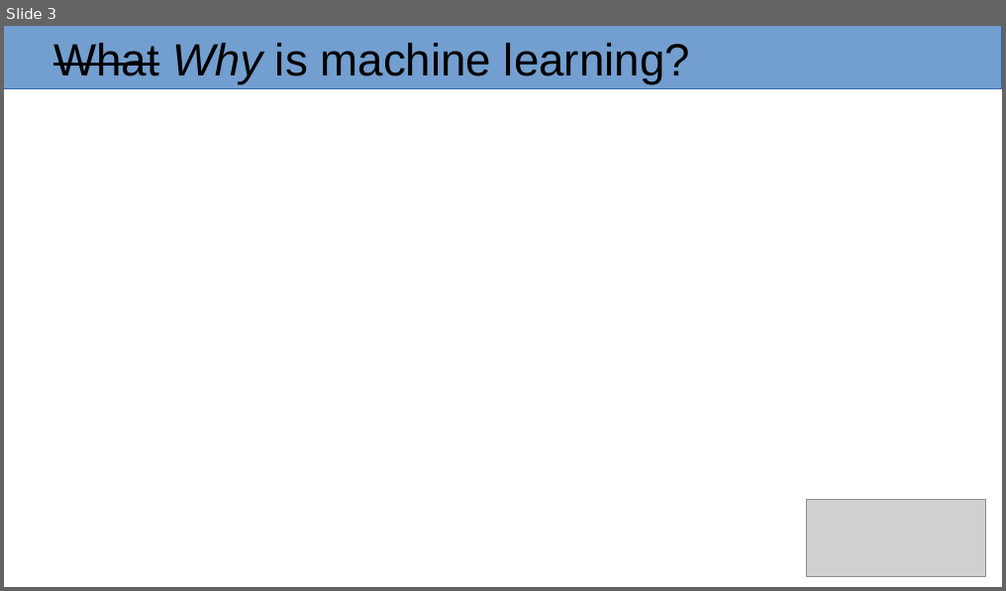
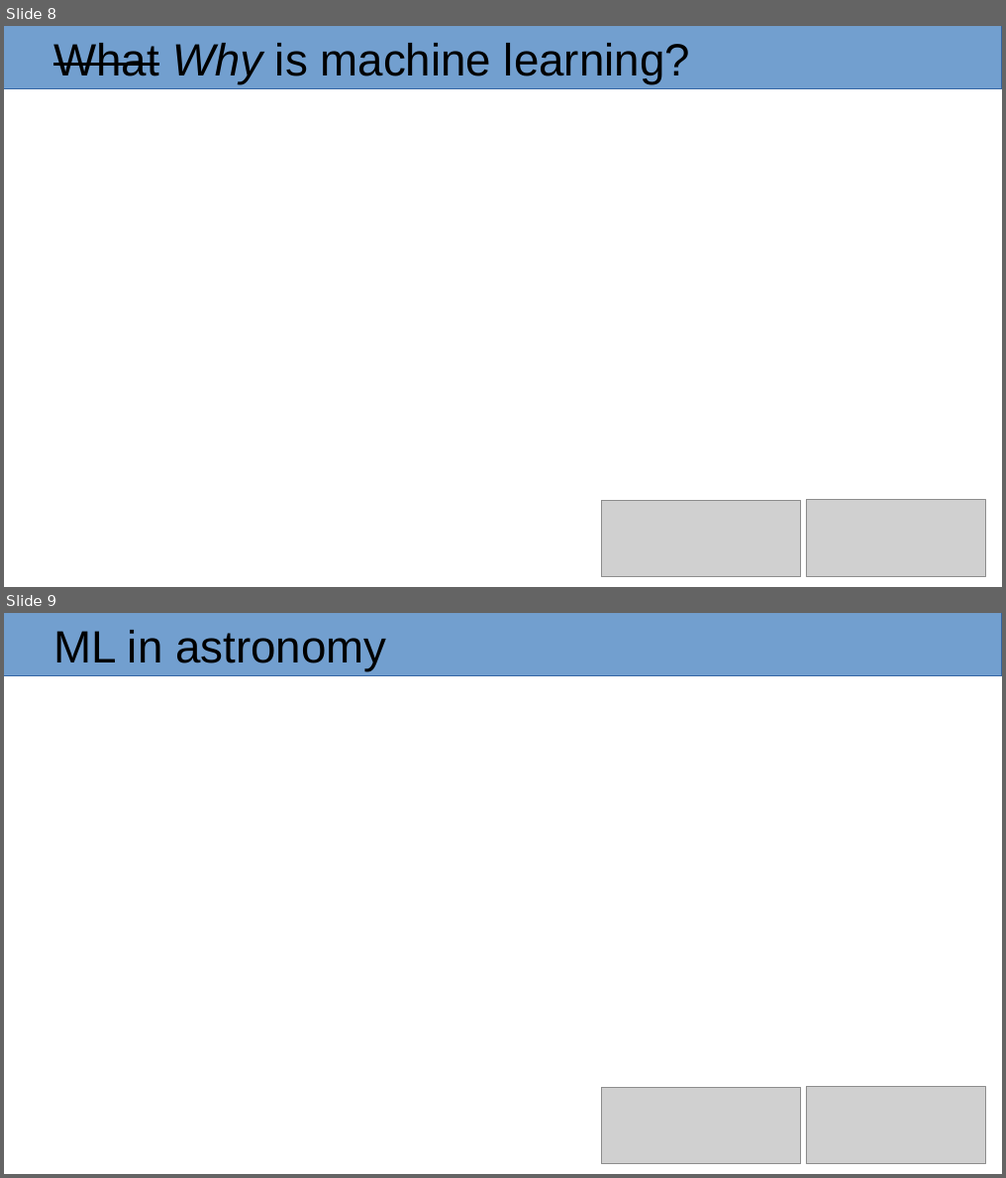
Before and after one commit to masterdesky/presentations, a slide deck: cosmology/cosmo-and-machine-learning/presentation/cosmo-and-ml.odp. Shown one above the other, each under a label of ours: slide 3 before the commit, slides 8 and 9 after it. The pictures are 1006x591 and 1006x1178 pixels, drawn with LibreOffice and Linux fonts; fonts in the diff are those of the drawing; grey boxes stand for pictures. Boxes give left, top, right and bottom in pixels: in the first picture for what was removed or moved away, otherwise in the second. Text is boxed around its words. In the diff, an @@ line names an element or a change of style, - is before the commit and + after.

```diff
--- a/cosmology/cosmo-and-machine-learning/presentation/cosmo-and-ml.odp
+++ b/cosmology/cosmo-and-machine-learning/presentation/cosmo-and-ml.odp
@@ slide 9 added at (4, 613, 1002, 1174), background #FFFFFF @@
@@ rectangle added at (4, 613, 1002, 676), fill #729FCF, outline #3465A4 0 pt @@
@@ title added at (54, 630, 386, 671), 36 pt, text #000000 @@
+ML in astronomy
@@ picture added at (602, 1087, 801, 1164) @@
@@ picture added at (806, 1087, 986, 1164) @@
@@ what was slide 3 is now slide 8 @@
@@ slide 8 changed as well @@
@@ picture added at (602, 500, 801, 577) @@
```
Also in this commit, not shown: 3 other slides changed, 7 other slides added, 1 slide removed, 3 other files.
